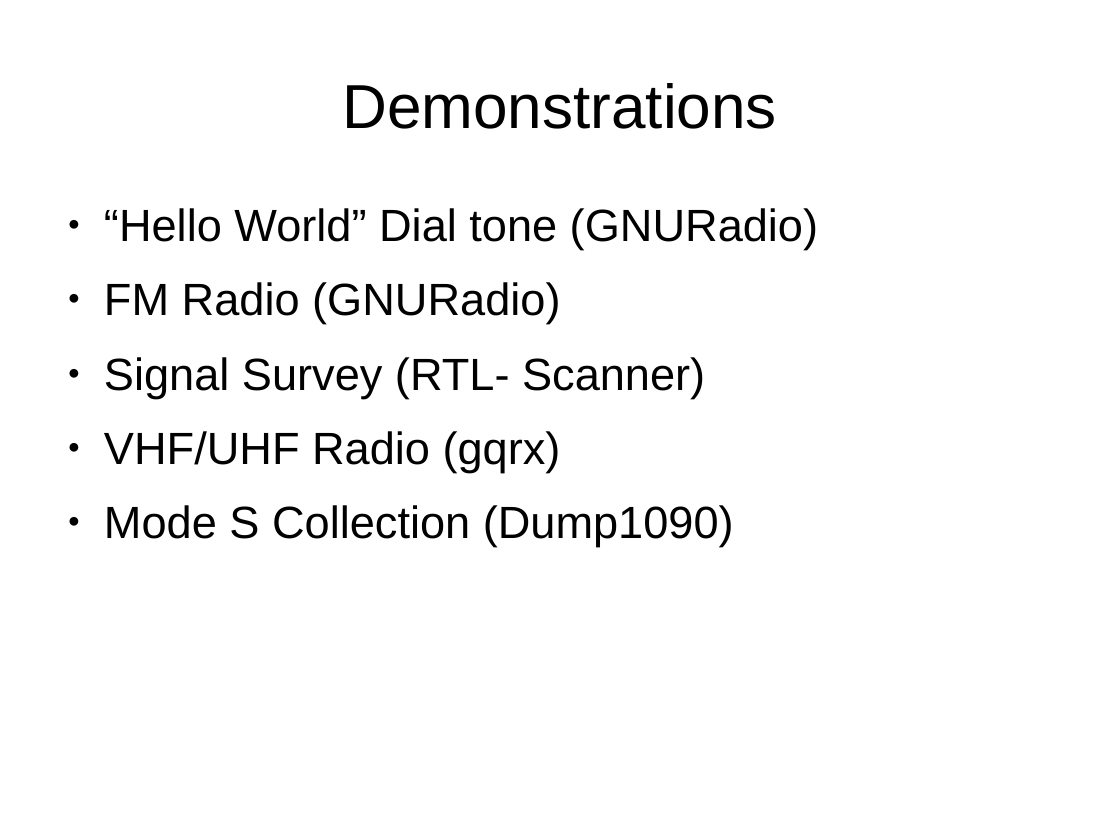
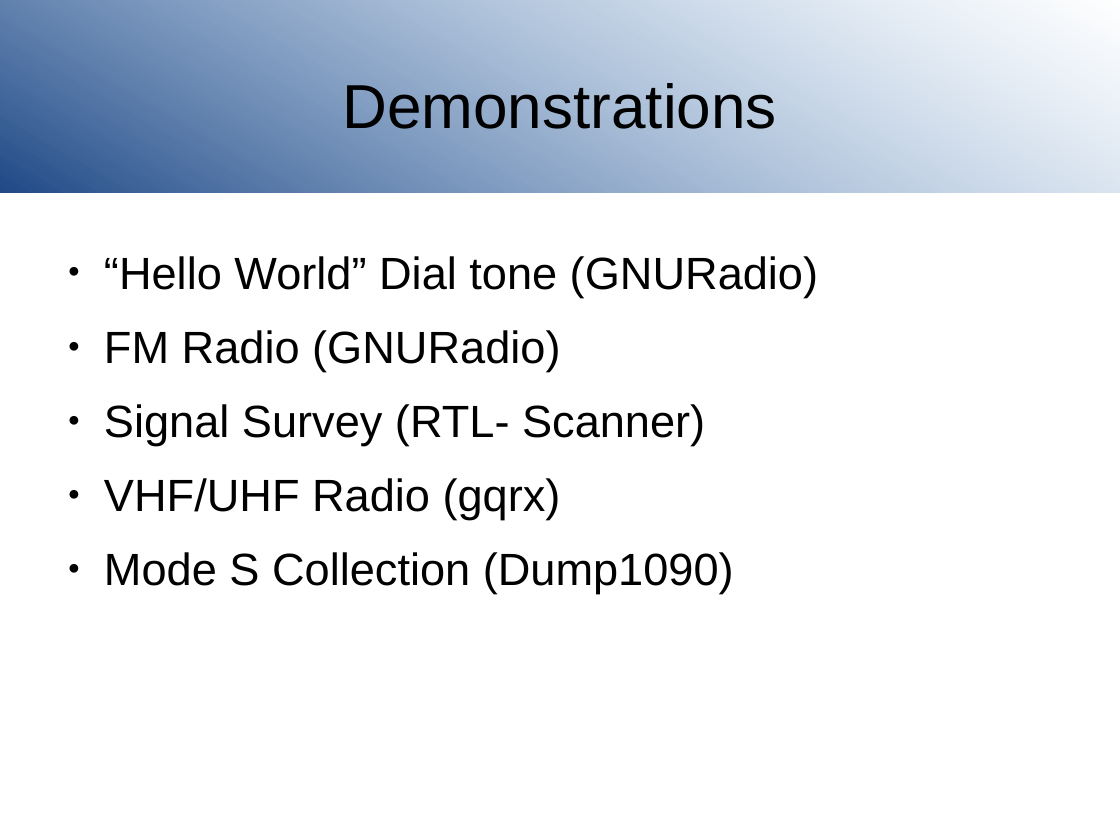
Before and after one commit to joeblankenship1/SDR, a slide deck: slide 13 of SDRclassPresentation.odp. Drawn at 1120x840 pixels with LibreOffice and Linux fonts; fonts in the diff are those of the drawing; background and template pictures are left out. Boxes give left, top, right and bottom in pixels: in the first picture for what was removed or moved away, otherwise in the second. Text is boxed around its words. In the diff, an @@ line names an element or a change of style, - is before the commit and + after.

```diff
--- a/SDRclassPresentation.odp
+++ b/SDRclassPresentation.odp
@@ rectangle added at <box>0,0,1120,193</box>, fill gradient #204A87 to #729FCF @@
@@ text "“Hello World” Dial tone (GNURadio)": place and size @@
-text "“Hello World” Dial tone (GNURadio)" at <box>104,208,818,547</box>
+text "“Hello World” Dial tone (GNURadio)" at <box>104,256,818,594</box>
```
Also in this commit, not shown: 13 other slides changed.
